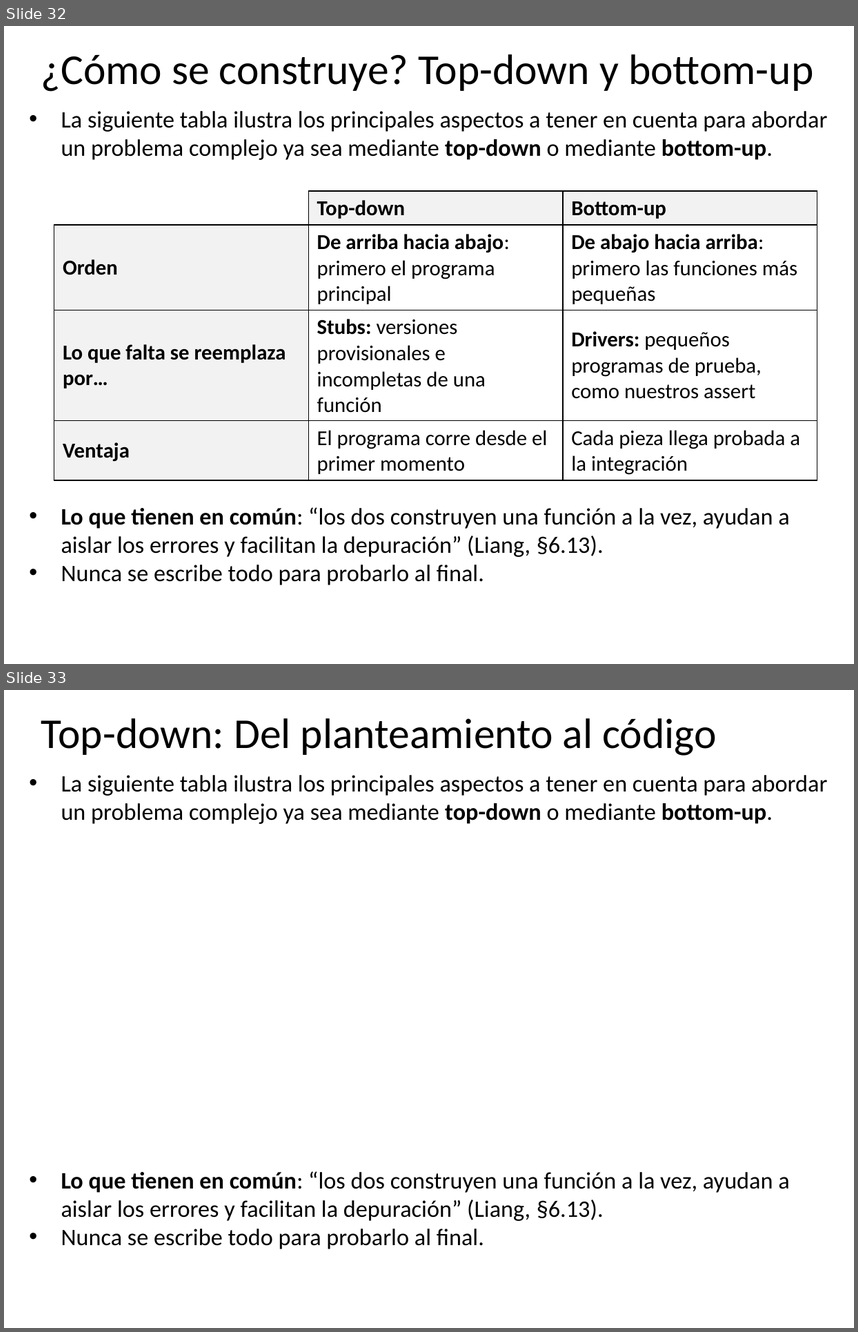
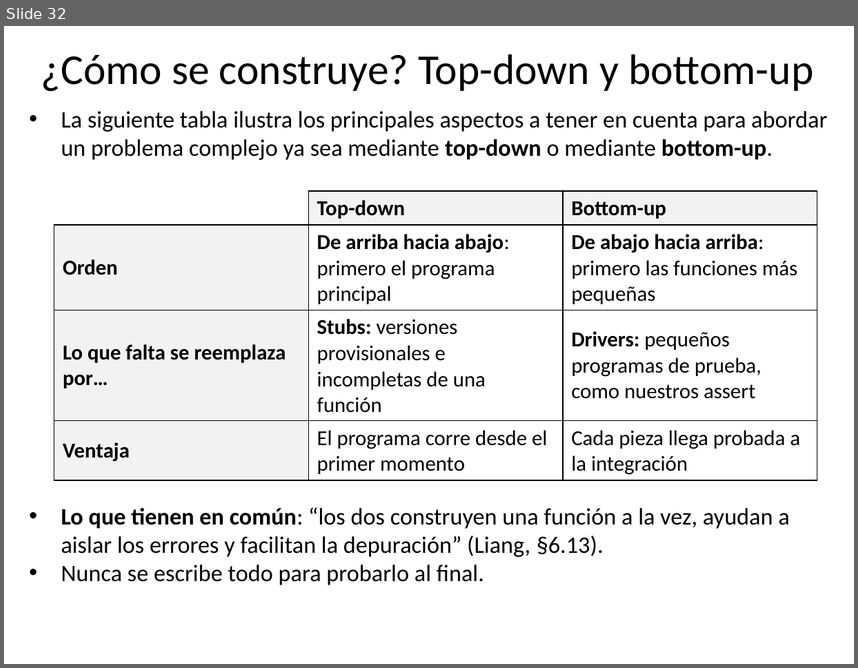
Before and after one commit to algoritmos-UdeA/logica1-20262, a slide deck: clases/10/teoria/clase-10.pptx. Shown one above the other, each under a label of ours: slides 32 and 33 before the commit, slide 32 after it. The pictures are 858x1332 and 858x668 pixels, drawn with LibreOffice and Linux fonts; fonts in the diff are those of the drawing. Boxes give left, top, right and bottom in pixels: in the first picture for what was removed or moved away, otherwise in the second. Text is boxed around its words. In the diff, an @@ line names an element or a change of style, - is before the commit and + after.

```diff
--- a/clases/10/teoria/clase-10.pptx
+++ b/clases/10/teoria/clase-10.pptx
@@ slide 33 removed at bbox=[4, 690, 854, 1328], background #FFFFFF @@
@@ title removed at bbox=[41, 718, 716, 756] @@
-Top-down: Del planteamiento al código
@@ text removed at bbox=[61, 775, 827, 1249] @@
-• La siguiente tabla ilustra los principales aspectos a tener en cuenta para abordar un problema complejo ya sea mediante top-down o mediante bottom-up.
-• Lo que tienen en común: “los dos construyen una función a la vez, ayudan a aislar los errores y facilitan la depuración” (Liang, §6.13).
-• Nunca se escribe todo para probarlo al final.
```
Also in this commit, not shown: 4 slides changed, 14 slides added.
